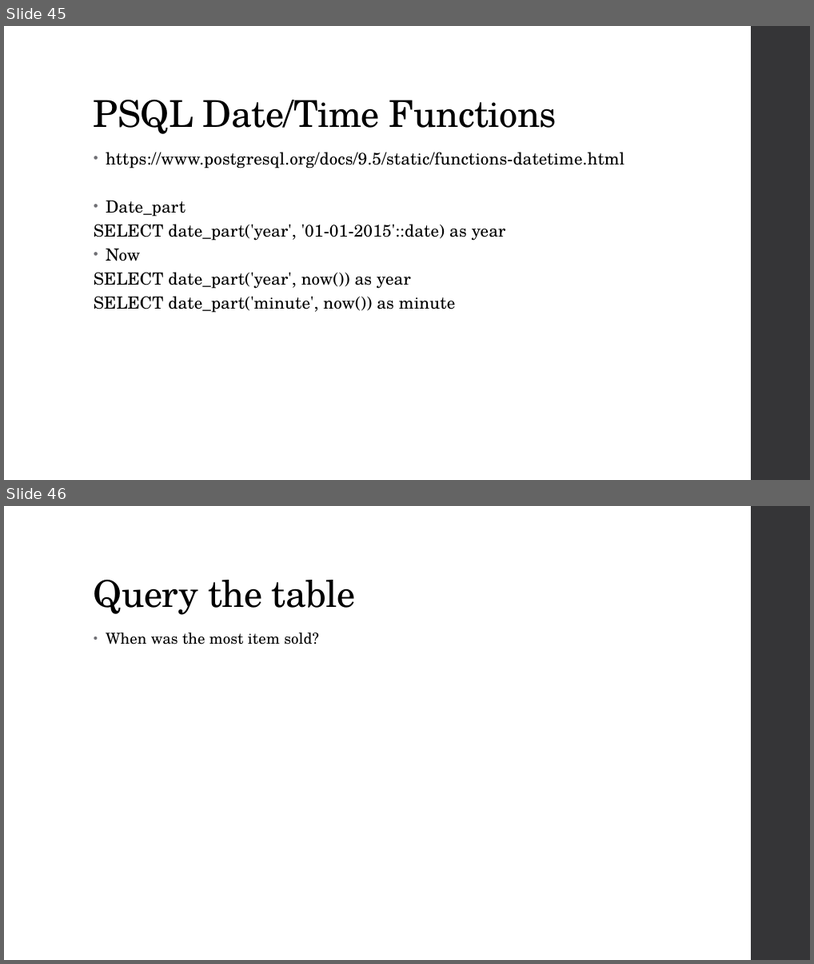
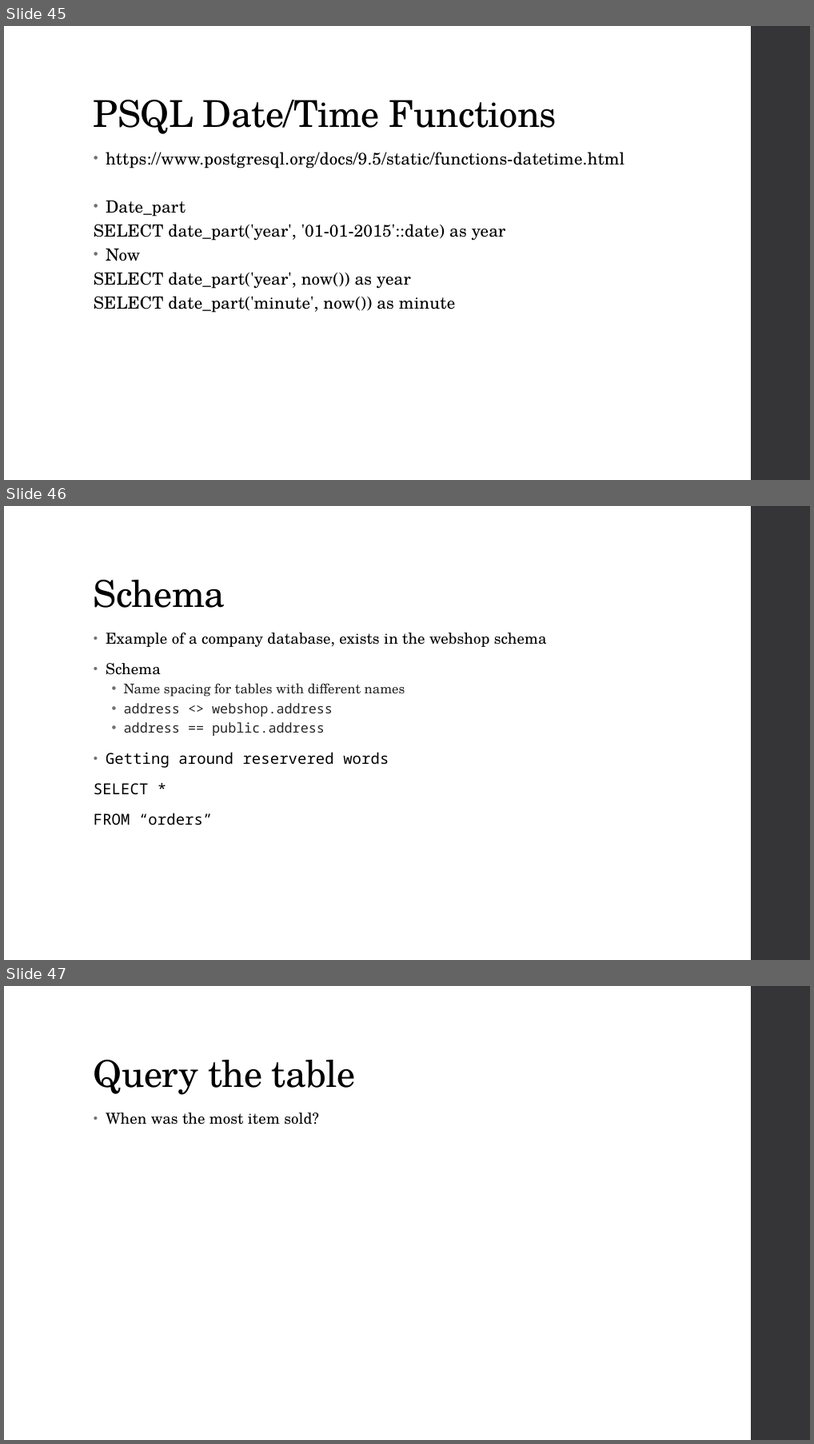
Before and after one commit to MGIS-UMN/GIS5577_week3, a slide deck: Database_Management.odp. Shown one above the other, each under a label of ours: slides 45 and 46 before the commit, slides 45, 46 and 47 after it. The pictures are 814x964 and 814x1444 pixels, drawn with LibreOffice and Linux fonts; fonts in the diff are those of the drawing. Boxes give left, top, right and bottom in pixels: in the first picture for what was removed or moved away, otherwise in the second. Text is boxed around its words. In the diff, an @@ line names an element or a change of style, - is before the commit and + after.

Commit message:
Cleaned up the presentation

```diff
--- a/Database_Management.odp
+++ b/Database_Management.odp
@@ slide 46 added at (4,506,810,960), background #FFFFFF; not listed: 1 template element that a slide beside it also shows @@
@@ title added at (94,580,225,608), 44 pt, text #000000 @@
+Schema
@@ text added at (94,632,547,825), 18 pt, text #000000 @@
+• Example of a company database, exists in the webshop schema
+• Schema
+  • Name spacing for tables with different names
+  • address <> webshop.address
+  • address == public.address
+• Getting around reservered words
+SELECT *
+FROM “orders”
@@ what was slide 46 is now slide 47 @@
```
